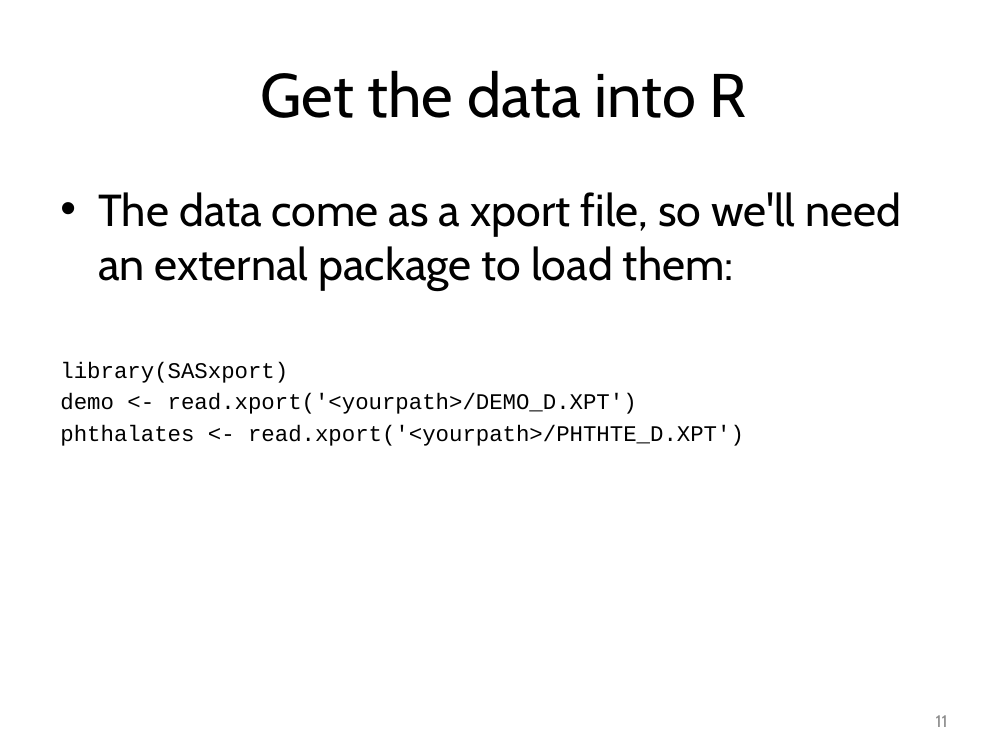
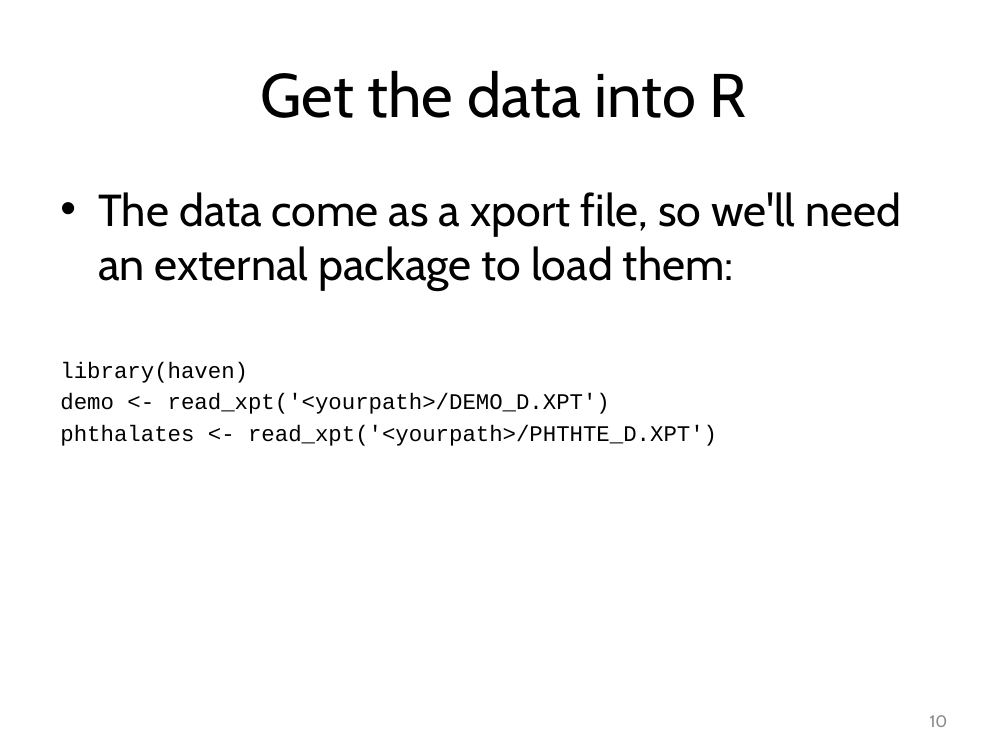
Before and after one commit to smooney27/RWorkshopSER2023, a slide deck: slide 10 of RWorkshopPart4-CaseStudy.pptx (slide 11 before the commit). Drawn at 1008x756 pixels with LibreOffice and Linux fonts; fonts in the diff are those of the drawing. Boxes give left, top, right and bottom in pixels: in the first picture for what was removed or moved away, otherwise in the second. Text is boxed around its words. In the diff, an @@ line names an element or a change of style, - is before the commit and + after.

```diff
--- a/RWorkshopPart4-CaseStudy.pptx
+++ b/RWorkshopPart4-CaseStudy.pptx
@@ text at box(60, 362, 717, 446): text changed @@
-library(SASxport)
-demo <- read.xport('<yourpath>/DEMO_D.XPT')
-phthalates <- read.xport('<yourpath>/PHTHTE_D.XPT')
+library(haven)
+demo <- read_xpt('<yourpath>/DEMO_D.XPT')
+phthalates <- read_xpt('<yourpath>/PHTHTE_D.XPT')
@@ page number at box(930, 715, 948, 727): text changed @@
-11
+10
```
Also in this commit, not shown: 5 other slides changed, 4 slides removed, 2 other files.
